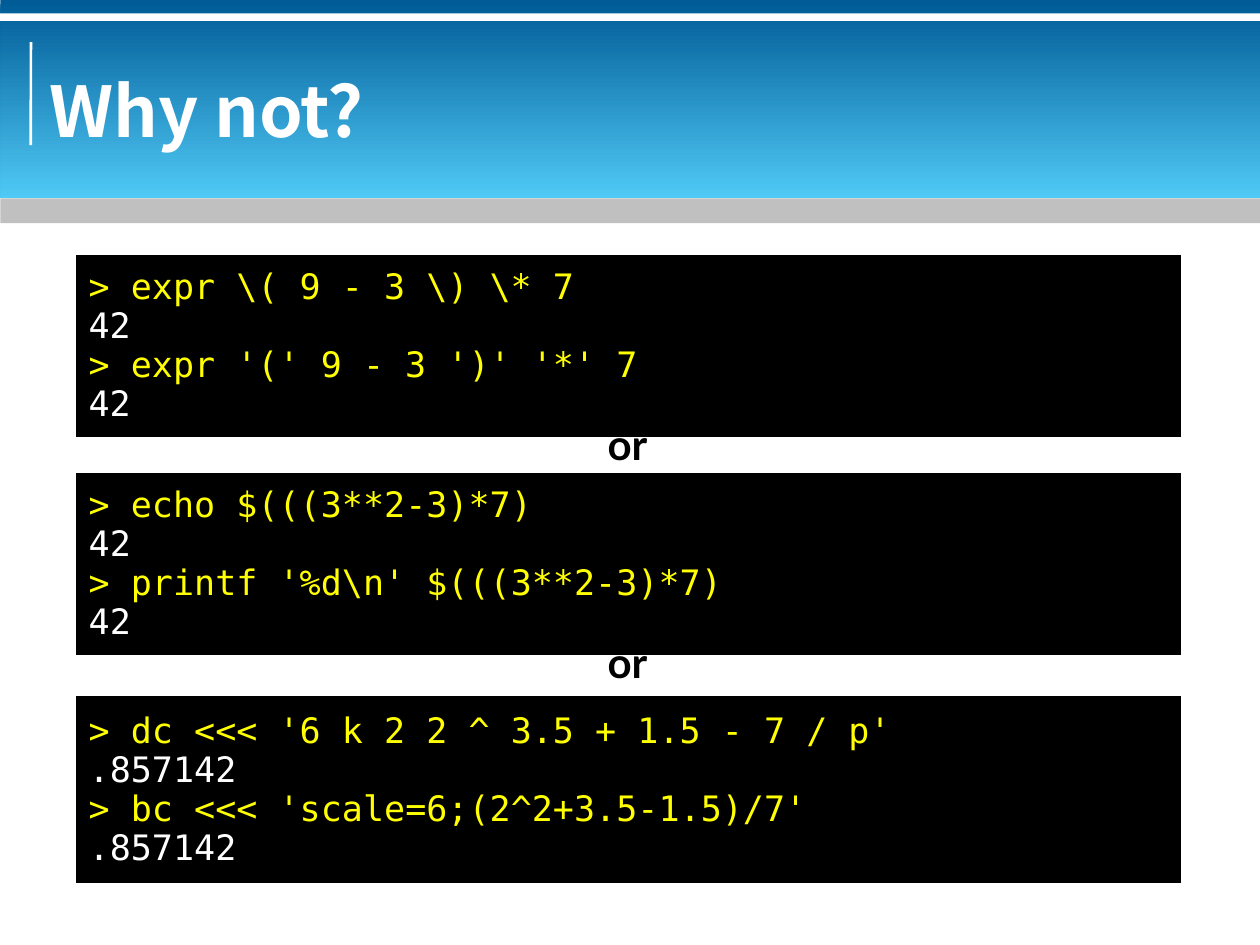
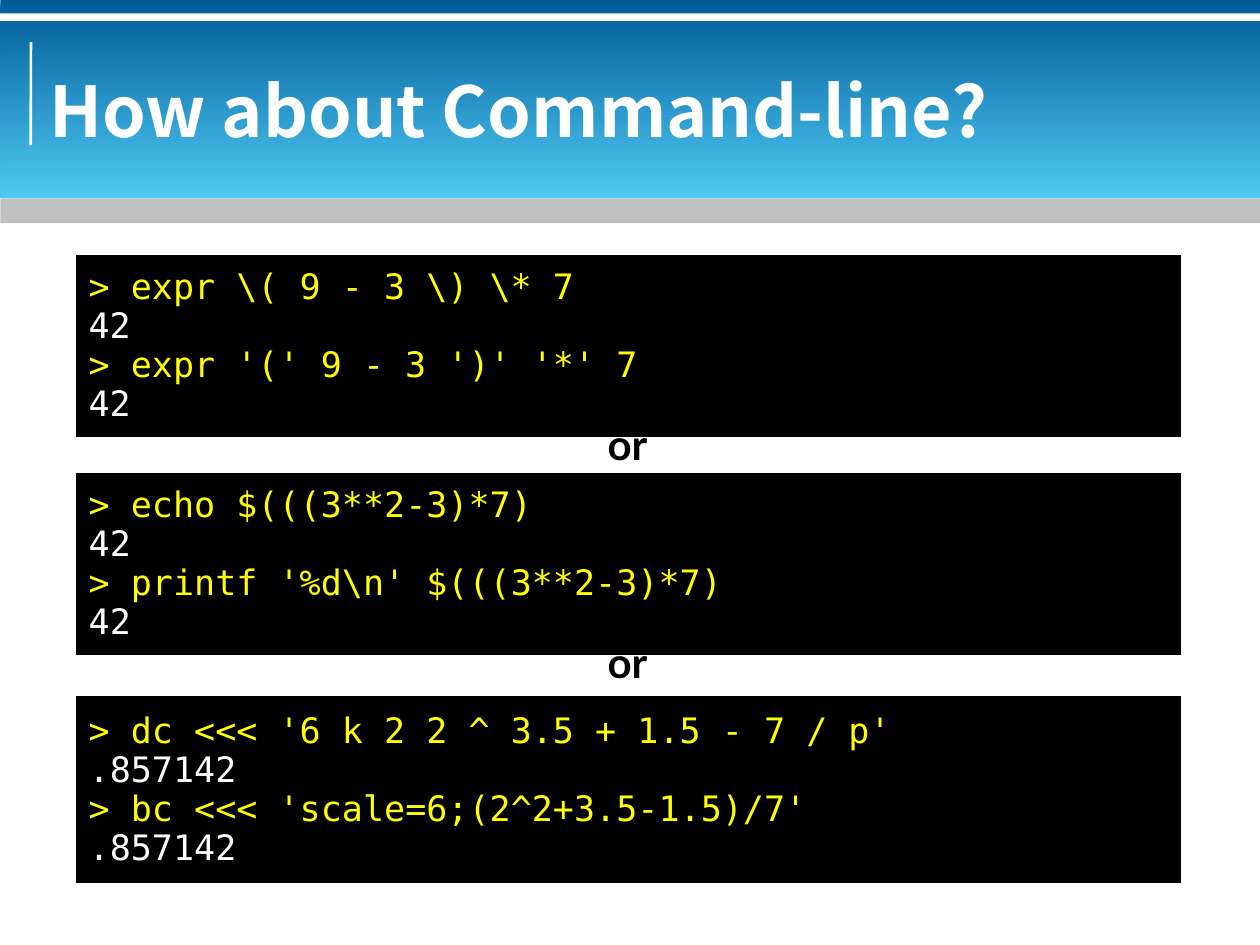
Before and after one commit to bluebat/.presentations, a slide deck: slide 3 of a-command-line-calculator-in-pure-bash.odp. Drawn at 1260x945 pixels with LibreOffice and Linux fonts; fonts in the diff are those of the drawing; background and template pictures are left out. Boxes give left, top, right and bottom in pixels: in the first picture for what was removed or moved away, otherwise in the second. Text is boxed around its words. In the diff, an @@ line names an element or a change of style, - is before the commit and + after.

```diff
--- a/a-command-line-calculator-in-pure-bash.odp
+++ b/a-command-line-calculator-in-pure-bash.odp
@@ title at [50, 80, 987, 138]: text changed @@
-Why not?
+How about Command-line?
```
Also in this commit, not shown: 3 other slides changed, 1 slide added, 2 other files.
